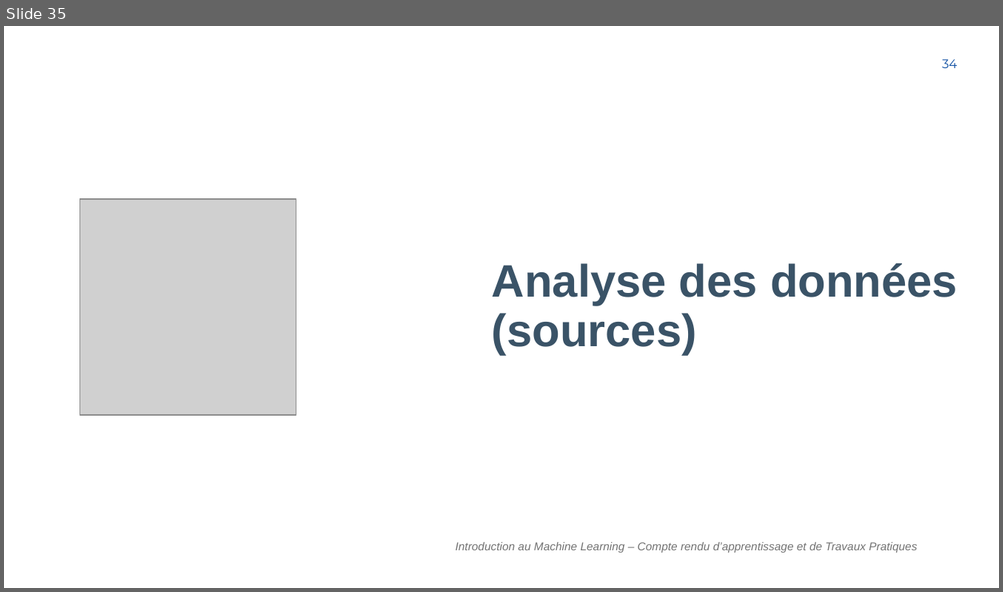
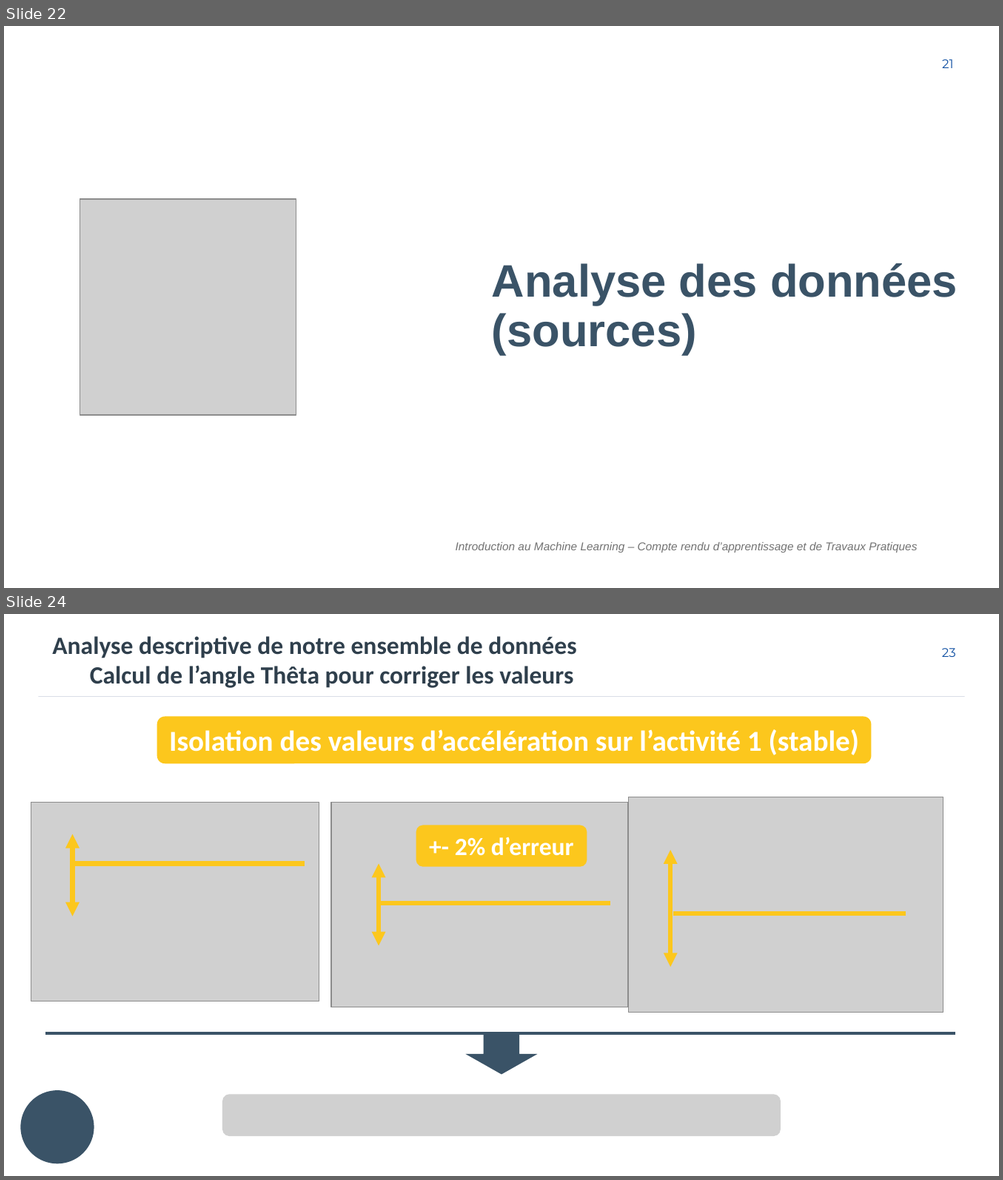
Before and after one commit to will-afs/IML, a slide deck: doc/Rapport.pptx. Shown one above the other, each under a label of ours: slide 35 before the commit, slides 22 and 24 after it; the slides between them are not shown. The pictures are 1003x592 and 1003x1180 pixels, drawn with LibreOffice and Linux fonts; fonts in the diff are those of the drawing; grey boxes stand for pictures; background and template pictures are left out. Boxes give left, top, right and bottom in pixels: in the first picture for what was removed or moved away, otherwise in the second. Text is boxed around its words. In the diff, an @@ line names an element or a change of style, - is before the commit and + after.

```diff
--- a/doc/Rapport.pptx
+++ b/doc/Rapport.pptx
@@ slide 24 added at (4,614,999,1176), background #FFFFFF @@
@@ text added at (52,636,576,688), 24 pt, text #2F3F4C, bold @@
+Analyse descriptive de notre ensemble de données
+  Calcul de l’angle Thêta pour corriger les valeurs
@@ page number added at (942,648,956,657), 11.9 pt, text #1050A3 @@
+23
@@ line added from (38, 697) to (965, 697), #002060 0.5 pt @@
@@ rounded rectangle added at (157,716,871,763), fill #FCC71D, 28 pt, text #FFFFFF, bold @@
+Isolation des valeurs d’accélération sur l’activité 1 (stable)
@@ picture added at (31,802,319,1001) @@
@@ picture added at (331,802,628,1008) @@
@@ picture added at (627,798,942,1013) @@
@@ double arrow added from (73, 834) to (73, 917), #FCC71D 4.5 pt @@
@@ rounded rectangle added at (415,825,586,867), fill #FCC71D, 24 pt, text #FFFFFF, bold @@
++- 2% d’erreur
@@ double arrow added from (670, 850) to (670, 968), #FCC71D 4.5 pt @@
@@ line added from (73, 864) to (304, 864), #FCC71D 4.5 pt @@
@@ double arrow added from (378, 864) to (378, 946), #FCC71D 4.5 pt @@
@@ line added from (378, 903) to (610, 903), #FCC71D 4.5 pt @@
@@ line added from (673, 914) to (905, 914), #FCC71D 4.5 pt @@
@@ picture added at (78,926,299,970) @@
@@ picture added at (387,936,608,980) @@
@@ picture added at (683,936,905,980) @@
@@ line added from (45, 1033) to (955, 1033), #3A5367 3 pt @@
@@ down arrow added at (466,1034,537,1075), fill #3A5367 @@
@@ ellipse added at (20,1091,94,1164), fill #3A5367 @@
@@ picture added at (222,1095,780,1136) @@
@@ what was slide 35 is now slide 22 @@
@@ page number at (942,59,953,68): text changed @@
-34
+21
```
Also in this commit, not shown: 12 slides changed, 6 other slides added, 6 slides removed, 26 other files.
